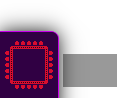
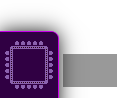
Before/after of a 117×98 layered artwork. What changed in the layer stack:
showed "core" over 5, 41, 53, 89
